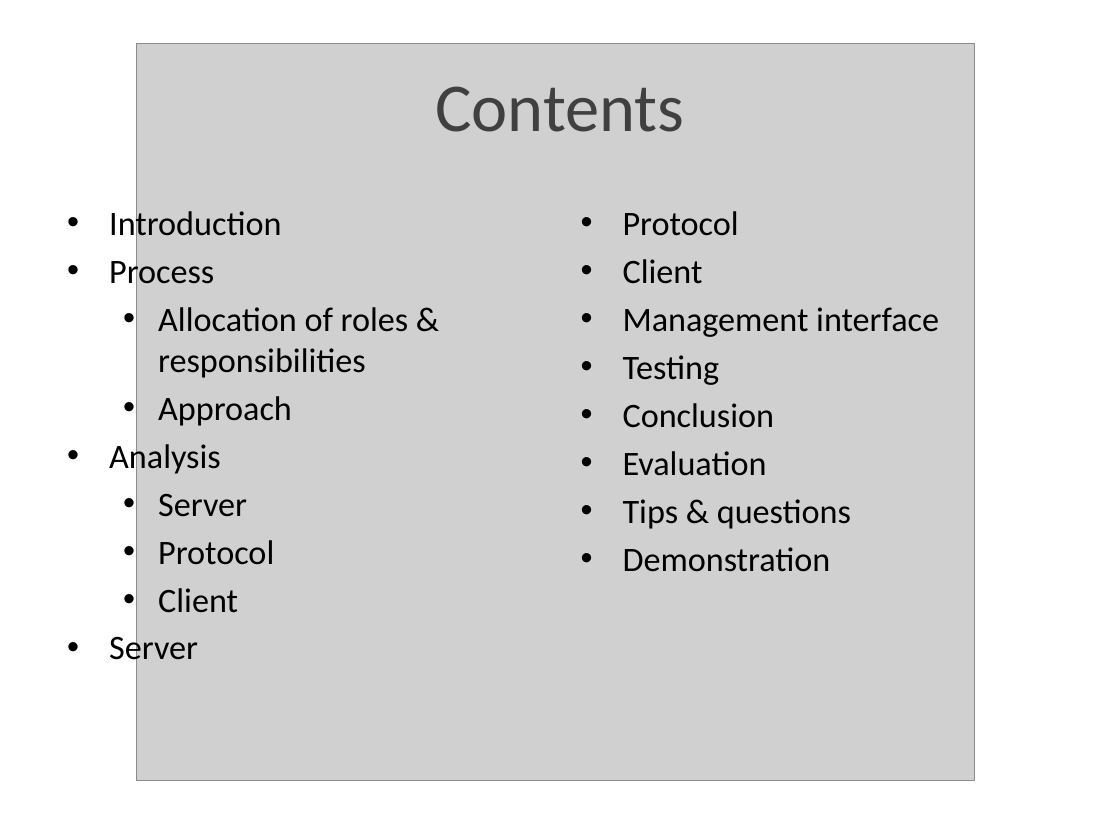
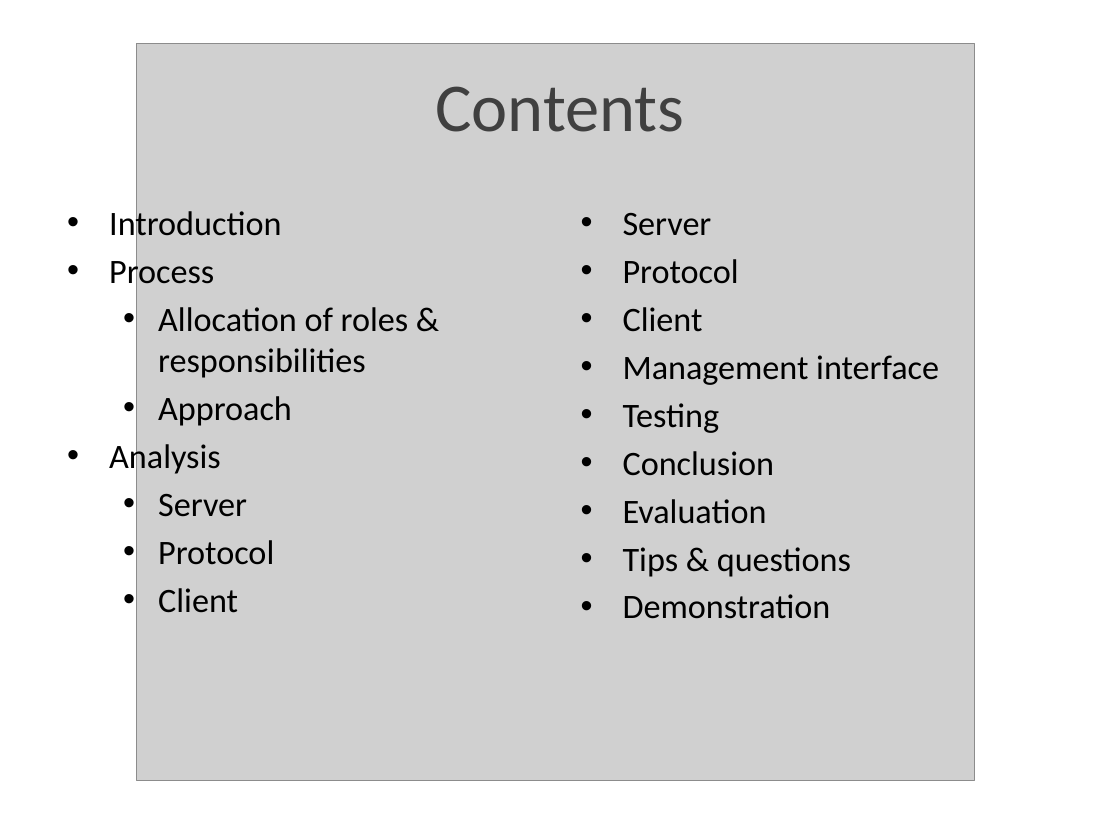
Before and after one commit to GRAAFYME/ContainingJ2P2P, a slide deck: slide 2 of Documentatie/Presentatie/ContainingPresentatie.pptx. Drawn at 1120x840 pixels with LibreOffice and Linux fonts; fonts in the diff are those of the drawing; grey boxes stand for pictures. Boxes give left, top, right and bottom in pixels: in the first picture for what was removed or moved away, otherwise in the second. Text is boxed around its words. In the diff, an @@ line names an element or a change of style, - is before the commit and + after.

```diff
--- a/Documentatie/Presentatie/ContainingPresentatie.pptx
+++ b/Documentatie/Presentatie/ContainingPresentatie.pptx
@@ text at (623, 213, 712, 236): paragraph added @@
+• Server
@@ text at (109, 631, 198, 668): paragraph removed @@
-• Server
```
Also in this commit, not shown: 3 other slides changed.
